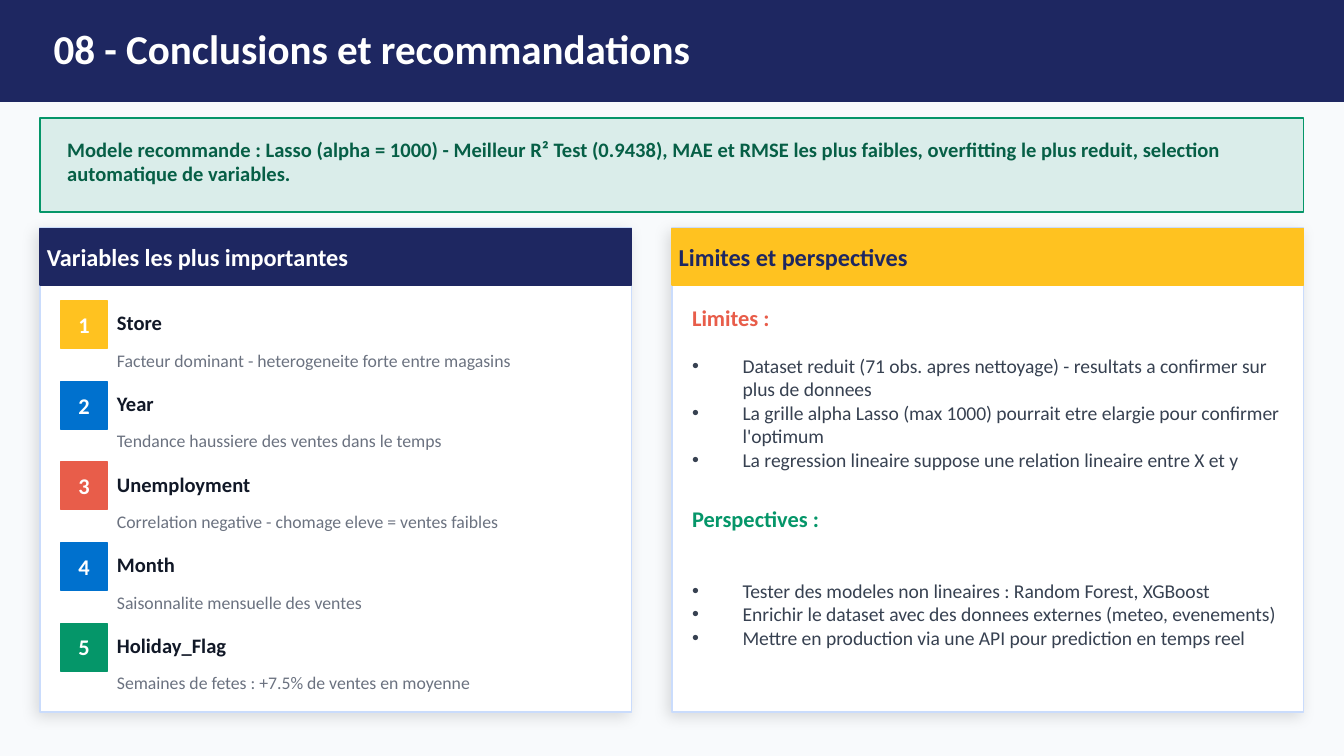
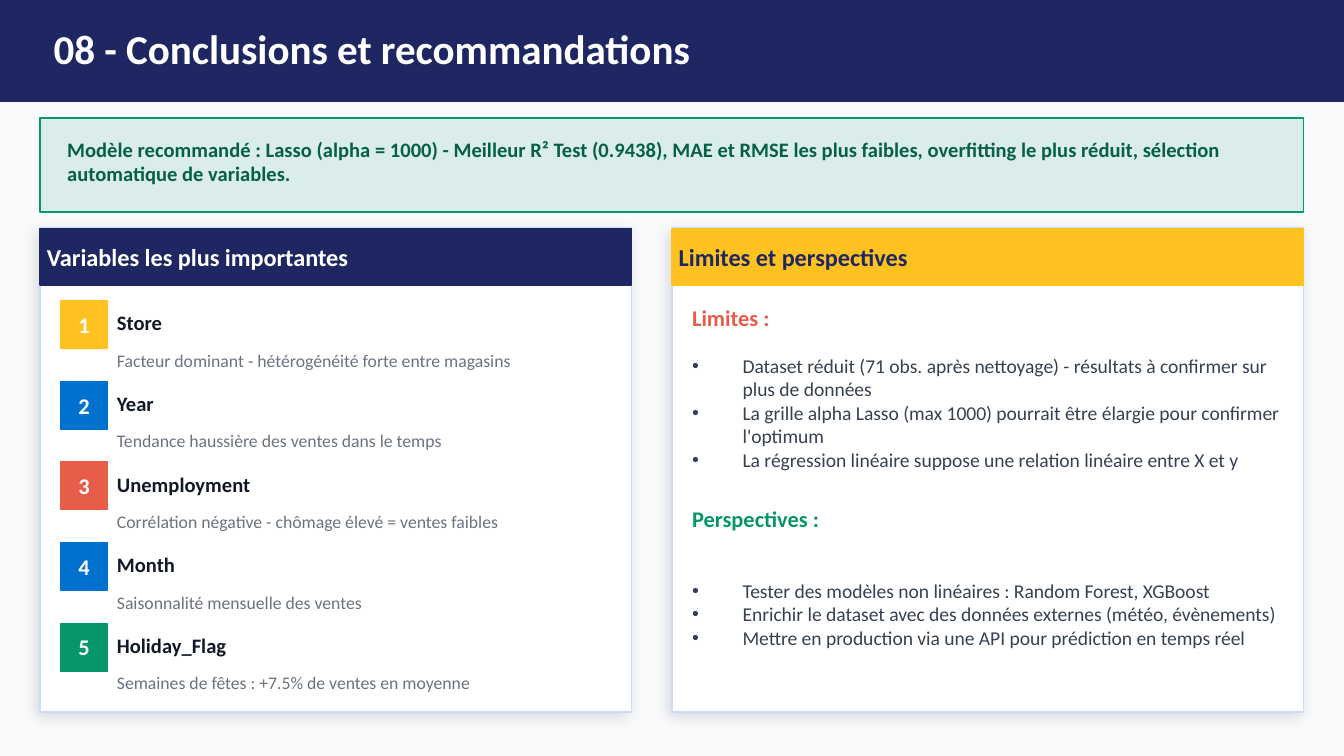
Before and after one commit to AichaFa/2-Projets-Fullstack, a slide deck: slide 10 of 3-Apprentissage automatique/1-soldes Walmart/Walmart_Presentation.pptx. Drawn at 1344x756 pixels with LibreOffice and Linux fonts; fonts in the diff are those of the drawing. Boxes give left, top, right and bottom in pixels: in the first picture for what was removed or moved away, otherwise in the second. Text is boxed around its words. In the diff, an @@ line names an element or a change of style, - is before the commit and + after.

Commit message:
Mise à jour du projet Walmart : finalisation du prétraitement et des modèles

```diff
--- a/3-Apprentissage automatique/1-soldes Walmart/Walmart_Presentation.pptx
+++ b/3-Apprentissage automatique/1-soldes Walmart/Walmart_Presentation.pptx
@@ text at (x1=67, y1=141, x2=1220, y2=185): text changed @@
-Modele recommande : Lasso (alpha = 1000) - Meilleur R² Test (0.9438), MAE et RMSE les plus faibles, overfitting le plus reduit, selection automatique de variables.
+Modèle recommandé : Lasso (alpha = 1000) - Meilleur R² Test (0.9438), MAE et RMSE les plus faibles, overfitting le plus réduit, sélection automatique de variables.
@@ text at (x1=117, y1=354, x2=510, y2=370): text changed @@
-Facteur dominant - heterogeneite forte entre magasins
+Facteur dominant - hétérogénéité forte entre magasins
@@ text at (x1=743, y1=359, x2=1279, y2=471): text changed @@
-• Dataset reduit (71 obs. apres nettoyage) - resultats a confirmer sur plus de donnees
-• La grille alpha Lasso (max 1000) pourrait etre elargie pour confirmer l'optimum
-• La regression lineaire suppose une relation lineaire entre X et y
+• Dataset réduit (71 obs. après nettoyage) - résultats à confirmer sur plus de données
+• La grille alpha Lasso (max 1000) pourrait être élargie pour confirmer l'optimum
+• La régression linéaire suppose une relation linéaire entre X et y
@@ text at (x1=117, y1=434, x2=442, y2=450): text changed @@
-Tendance haussiere des ventes dans le temps
+Tendance haussière des ventes dans le temps
@@ text at (x1=117, y1=515, x2=498, y2=531): text changed @@
-Correlation negative - chomage eleve = ventes faibles
+Corrélation négative - chômage élevé = ventes faibles
@@ text at (x1=117, y1=596, x2=362, y2=609): text changed @@
-Saisonnalite mensuelle des ventes
+Saisonnalité mensuelle des ventes
@@ text at (x1=743, y1=584, x2=1275, y2=648): text changed @@
-• Tester des modeles non lineaires : Random Forest, XGBoost
-• Enrichir le dataset avec des donnees externes (meteo, evenements)
-• Mettre en production via une API pour prediction en temps reel
+• Tester des modèles non linéaires : Random Forest, XGBoost
+• Enrichir le dataset avec des données externes (météo, évènements)
+• Mettre en production via une API pour prédiction en temps réel
@@ text at (x1=117, y1=676, x2=469, y2=692): text changed @@
-Semaines de fetes : +7.5% de ventes en moyenne
+Semaines de fêtes : +7.5% de ventes en moyenne
```
Also in this commit, not shown: 10 other slides changed, 1 slide added, 4 other files.
